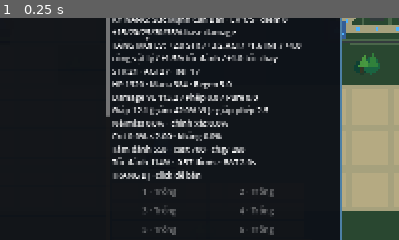
Above: before the commit, frame 1.
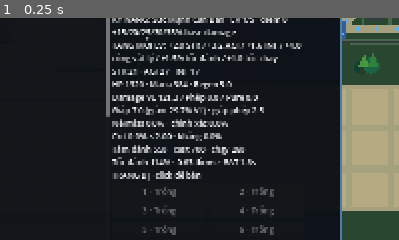
Above: after the commit, the same moment.

Repository: langhoangtien/clash-born
Game: Godot game, scene res://scenes/match/moba_match.tscn
The game is run twice, just before and just after one commit, with the same random seed, the same clock (stepped at 60 frames per second) and the same inputs.
Inputs:
- Up to frame 1 (0.25 s): no input
The pictures show only the part of the screen within x 45-95%, y 20-70%; the shares and areas given below are measured in that part.

The runs differ from the first frame. In frame 1, 0.8% of the frame differs, in the area x 33-68%, y 34-67%.

Commit message:
feat: differentiate hero attributes and jungle targeting

Diff:
--- a/data/match/agility_growth.tres
+++ b/data/match/agility_growth.tres
@@ -6,5 +6,5 @@
 ranged_attacks = false
 primary_attribute = 2
 passive_id = "wind_agility"
-base_overrides = {"strength": 21.0, "agility": 31.0, "intelligence": 16.0, "base_hp": 900.0, "physical_damage": 70.0, "attack_range": 150.0}
+base_overrides = {"strength": 21.0, "agility": 31.0, "intelligence": 16.0, "base_hp": 900.0, "physical_damage": 70.0, "physical_armor": 3.4, "base_attacks_per_second": 0.588, "attack_range": 150.0}
 per_level = {"strength": 2.0, "agility": 4.0, "intelligence": 1.5, "physical_damage": 3.0}
--- a/data/match/assassin_growth.tres
+++ b/data/match/assassin_growth.tres
@@ -6,5 +6,5 @@
 ranged_attacks = false
 primary_attribute = 2
 passive_id = "assassin"
-base_overrides = {"strength": 20.0, "agility": 33.0, "intelligence": 15.0, "base_hp": 850.0, "physical_damage": 74.0, "attack_range": 150.0}
+base_overrides = {"strength": 20.0, "agility": 33.0, "intelligence": 15.0, "base_hp": 850.0, "physical_damage": 74.0, "physical_armor": 3.2, "base_attacks_per_second": 0.588, "attack_range": 150.0}
 per_level = {"strength": 1.9, "agility": 4.2, "intelligence": 1.3, "physical_damage": 3.5}
--- a/data/match/bash_growth.tres
+++ b/data/match/bash_growth.tres
@@ -6,5 +6,5 @@
 ranged_attacks = false
 primary_attribute = 1
 passive_id = "melee_bash"
-base_overrides = {"strength": 28.0, "agility": 18.0, "intelligence": 14.0, "base_hp": 1080.0, "physical_damage": 80.0, "physical_armor": 8.0, "attack_range": 150.0}
+base_overrides = {"strength": 28.0, "agility": 18.0, "intelligence": 14.0, "base_hp": 1080.0, "physical_damage": 80.0, "physical_armor": 4.2, "base_attacks_per_second": 0.5, "attack_range": 150.0}
 per_level = {"strength": 3.5, "agility": 1.8, "intelligence": 1.2, "physical_damage": 4.0}
--- a/data/match/feast_growth.tres
+++ b/data/match/feast_growth.tres
@@ -6,5 +6,5 @@
 ranged_attacks = false
 primary_attribute = 1
 passive_id = "feast"
-base_overrides = {"strength": 29.0, "agility": 20.0, "intelligence": 14.0, "base_hp": 1050.0, "physical_damage": 72.0, "attack_range": 150.0}
+base_overrides = {"strength": 29.0, "agility": 20.0, "intelligence": 14.0, "base_hp": 1050.0, "physical_damage": 72.0, "physical_armor": 4.0, "base_attacks_per_second": 0.526, "attack_range": 150.0}
 per_level = {"strength": 3.6, "agility": 2.1, "intelligence": 1.2, "physical_damage": 3.0}
--- a/data/match/fury_growth.tres
+++ b/data/match/fury_growth.tres
@@ -6,5 +6,5 @@
 ranged_attacks = true
 primary_attribute = 2
 passive_id = "fury"
-base_overrides = {"strength": 22.0, "agility": 26.0, "intelligence": 16.0, "base_hp": 940.0, "physical_damage": 76.0}
+base_overrides = {"strength": 22.0, "agility": 26.0, "intelligence": 16.0, "base_hp": 940.0, "physical_damage": 76.0, "physical_armor": 3.2, "base_attacks_per_second": 0.556}
 per_level = {"strength": 2.2, "agility": 3.0, "intelligence": 1.5, "attack_speed_bonus": 0.02, "physical_damage": 3.0}
--- a/data/match/iron_growth.tres
+++ b/data/match/iron_growth.tres
@@ -6,5 +6,5 @@
 ranged_attacks = false
 primary_attribute = 1
 passive_id = "iron_skin"
-base_overrides = {"strength": 31.0, "agility": 14.0, "intelligence": 17.0, "base_hp": 1150.0, "physical_damage": 68.0, "physical_armor": 11.0, "attack_range": 150.0}
+base_overrides = {"strength": 31.0, "agility": 14.0, "intelligence": 17.0, "base_hp": 1150.0, "physical_damage": 68.0, "physical_armor": 5.0, "base_attacks_per_second": 0.455, "attack_range": 150.0}
 per_level = {"strength": 4.0, "agility": 1.2, "intelligence": 1.8, "physical_armor": 0.3}
--- a/data/match/long_shot_growth.tres
+++ b/data/match/long_shot_growth.tres
@@ -6,5 +6,5 @@
 ranged_attacks = true
 primary_attribute = 2
 passive_id = "long_shot"
-base_overrides = {"strength": 19.0, "agility": 29.0, "intelligence": 18.0, "base_hp": 860.0, "physical_damage": 78.0, "attack_range": 570.0}
+base_overrides = {"strength": 19.0, "agility": 29.0, "intelligence": 18.0, "base_hp": 860.0, "physical_damage": 78.0, "physical_armor": 2.8, "base_attacks_per_second": 0.588, "attack_range": 570.0}
 per_level = {"strength": 1.8, "agility": 3.4, "intelligence": 1.7, "physical_damage": 3.5}
--- a/data/match/mage_growth.tres
+++ b/data/match/mage_growth.tres
@@ -6,5 +6,5 @@
 ranged_attacks = true
 primary_attribute = 3
 passive_id = "pure_throw"
-base_overrides = {"strength": 18.0, "agility": 18.0, "intelligence": 30.0, "base_hp": 850.0, "base_mana": 320.0, "physical_damage": 38.0, "magic_damage": 75.0}
+base_overrides = {"strength": 18.0, "agility": 18.0, "intelligence": 30.0, "base_hp": 850.0, "base_mana": 320.0, "physical_damage": 38.0, "magic_damage": 75.0, "physical_armor": 2.6, "base_attacks_per_second": 0.5}
 per_level = {"strength": 1.7, "agility": 1.8, "intelligence": 3.7, "magic_damage": 8.0, "base_mana": 20.0}
--- a/data/match/ranger_growth.tres
+++ b/data/match/ranger_growth.tres
@@ -6,5 +6,5 @@
 ranged_attacks = true
 primary_attribute = 2
 passive_id = "base_power"
-base_overrides = {"strength": 21.0, "agility": 27.0, "intelligence": 17.0, "base_hp": 900.0, "base_mana": 180.0, "physical_damage": 82.0}
+base_overrides = {"strength": 21.0, "agility": 27.0, "intelligence": 17.0, "base_hp": 900.0, "base_mana": 180.0, "physical_damage": 82.0, "physical_armor": 3.0, "base_attacks_per_second": 0.556}
 per_level = {"strength": 2.0, "agility": 3.2, "intelligence": 1.6, "physical_damage": 4.0, "attack_speed_bonus": 0.015, "movement_speed": 1.0}
--- a/data/match/soul_hunter_growth.tres
+++ b/data/match/soul_hunter_growth.tres
@@ -6,5 +6,5 @@
 ranged_attacks = true
 primary_attribute = 2
 passive_id = "soul_hunter"
-base_overrides = {"strength": 20.0, "agility": 25.0, "intelligence": 19.0, "base_hp": 920.0, "physical_damage": 72.0}
+base_overrides = {"strength": 20.0, "agility": 25.0, "intelligence": 19.0, "base_hp": 920.0, "physical_damage": 72.0, "physical_armor": 3.0, "base_attacks_per_second": 0.556}
 per_level = {"strength": 2.1, "agility": 2.8, "intelligence": 1.9, "physical_damage": 3.0}
--- a/data/match/strength_growth.tres
+++ b/data/match/strength_growth.tres
@@ -6,5 +6,5 @@
 ranged_attacks = false
 primary_attribute = 1
 passive_id = "giant_strength"
-base_overrides = {"strength": 34.0, "agility": 13.0, "intelligence": 13.0, "base_hp": 1200.0, "physical_damage": 65.0, "attack_range": 150.0}
+base_overrides = {"strength": 34.0, "agility": 13.0, "intelligence": 13.0, "base_hp": 1200.0, "physical_damage": 65.0, "physical_armor": 4.0, "base_attacks_per_second": 0.455, "attack_range": 150.0}
 per_level = {"strength": 4.5, "agility": 1.1, "intelligence": 1.1, "physical_damage": 2.5}
--- a/data/match/tank_growth.tres
+++ b/data/match/tank_growth.tres
@@ -6,5 +6,5 @@
 ranged_attacks = false
 primary_attribute = 1
 passive_id = "bat_mastery"
-base_overrides = {"strength": 30.0, "agility": 16.0, "intelligence": 15.0, "base_hp": 1100.0, "physical_damage": 74.0, "physical_armor": 10.0, "attack_range": 150.0}
+base_overrides = {"strength": 30.0, "agility": 16.0, "intelligence": 15.0, "base_hp": 1100.0, "physical_damage": 74.0, "physical_armor": 4.5, "base_attacks_per_second": 0.5, "attack_range": 150.0}
 per_level = {"strength": 3.8, "agility": 1.5, "intelligence": 1.4, "physical_damage": 3.0, "physical_armor": 0.4}
--- a/scripts/core/balance_settings.gd
+++ b/scripts/core/balance_settings.gd
@@ -8,7 +8,7 @@
 @export var mana_per_intelligence: float = 12.0
 @export var mana_regen_per_intelligence: float = 0.04
 @export var primary_damage_enabled: bool = true
-@export var primary_damage_coefficient: float = 0.7
+@export var primary_damage_coefficient: float = 1.0
 @export var armor_coefficient: float = 0.06
 @export var attack_speed_per_agility: float = 0.005
 @export var minimum_attack_speed: float = 0.3
--- a/scripts/match/moba_match.gd
+++ b/scripts/match/moba_match.gd
@@ -299,7 +299,7 @@
 	if not target.runtime.alive or target.runtime.team_id == source.runtime.team_id: return null
 	return target
 
-func _choose_target(info: Dictionary, categories: Array, radius: float, allow_approach: bool = false) -> MapUnit:
+func _choose_target(info: Dictionary, categories: Array, radius: float, allow_approach: bool = false, allow_neutral: bool = false) -> MapUnit:
 	var source: MapUnit = info.actor
 	var best: MapUnit
 	var best_priority := 100
@@ -307,9 +307,9 @@
 	for candidate in entities.values():
 		var target: MapUnit = candidate.actor
 		if not target.runtime.alive or target.runtime.team_id == source.runtime.team_id or candidate.kind not in categories: continue
-		# Neutral camps never pull lane AI or auto-attack selection off route.
-		# Players can still attack one explicitly through locked_target.
-		if candidate.get("neutral", false): continue
+		# Neutral camps never pull lane AI or bot auto-attack selection off route.
+		# The player's creep command may opt into neutral targets.
+		if candidate.get("neutral", false) and not allow_neutral: continue
 		if info.kind == "creep" and candidate.kind in ["creep", "tower"] and candidate.lane != info.lane: continue
 		var distance := source.runtime.distance_to_unit(target.runtime)
 		var priority := categories.find(candidate.kind)
@@ -349,7 +349,13 @@
 		if target.runtime.alive and target.runtime.team_id != player.runtime.team_id and player.runtime.distance_to_unit(target.runtime) <= settings.hero_acquisition_range: return target
 	locked_target = ""
 	var categories: Array = ["hero"] if attack_mode == "hero" else ["creep", "tower", "core"]
-	return _choose_target(entities.player, categories, settings.hero_acquisition_range, true)
+	var target := _choose_target(entities.player, categories, settings.hero_acquisition_range, true, false)
+	# Keep lane last-hits and nearby structures ahead of jungle camps. If no
+	# hostile lane target is available, the same creep command can farm a nearby
+	# neutral camp instead of becoming idle.
+	if target == null and attack_mode == "creep":
+		target = _choose_target(entities.player, ["creep"], settings.hero_acquisition_range, true, true)
+	return target
 
 func _drive_target(info: Dictionary, target: MapUnit, tick: int) -> void:
 	var actor: MapUnit = info.actor
--- a/tests/test_late_game_items_passives.gd
+++ b/tests/test_late_game_items_passives.gd
@@ -89,7 +89,7 @@
 	hero.select_passive(passive_index("giant_strength"))
 	check(hero.unit.stats.strength >= 41 and hero.unit.stats.max_hp > 1700, "Strength passive updates attribute-derived HP")
 	hero.select_passive(passive_index("wind_agility"))
-	check(hero.unit.stats.agility >= 47 and hero.unit.stats.physical_armor >= 15, "Agility passive updates armor and speed")
+	check(hero.unit.stats.agility >= 47 and hero.unit.stats.physical_armor >= 10, "Agility passive updates armor and speed")
 	hero.select_passive(passive_index("assassin"))
 	near(hero.unit.stats.critical_chance, 0.15, "Assassin rank-one chance")
 	near(hero.unit.stats.critical_multiplier, 2.0, "Assassin rank-one multiplier")
@@ -185,7 +185,7 @@
 	await process_frame
 	main.set_physics_process(false)
 	main.clock.set_running(false)
-	check(main.player.runtime.stats.movement_speed == 280 and main.player.runtime.stats.attack_speed_cap == 3.5, "Match hero uses slower movement and 700 percent BAT cap")
+	check(main.player.runtime.stats.movement_speed == 280 and main.player.runtime.stats.attack_speed_cap > 3.5, "Match hero uses slower movement and 700 percent BAT cap")
 	check(main.settings.tower.attack_range == 550, "Tower range reduced")
 	check(main.shop.buy_buttons.size() == 29 and main.shop.passive_select.item_count == 1 and main.shop.passive_select.disabled, "Shop exposes recipes and hero-locked skill")
 	check(is_equal_approx(main.settings.tower.base_attacks_per_second, 1.0 / 3.0) and is_equal_approx(main.settings.siege_creep.base_attacks_per_second, 1.0 / 3.0), "Tower and catapult use BAT 3.0")
--- a/tests/test_match_balance.gd
+++ b/tests/test_match_balance.gd
@@ -126,6 +126,14 @@
 	wrong_lane.actor.position = top.actor.position + Vector2(20, 0)
 	wrong_lane.actor.runtime.position = wrong_lane.actor.position
 	check(main._choose_target(top, ["creep"], 25) != wrong_lane.actor, "Creeps do not abandon their lane to acquire other-lane creeps")
+	if not main.entities.has("jungle_00_0"): main.spawn_jungle_camps()
+	var camp_info: Dictionary = main.entities["jungle_00_0"]
+	main.player.position = camp_info.camp_center
+	main.player.runtime.position = main.player.position
+	main.settings.hero_acquisition_range = 300.0
+	main.request_attack("creep")
+	var jungle_target: MapUnit = main._player_target()
+	check(jungle_target != null and main.entities[jungle_target.runtime.unit_id].get("neutral", false), "Player creep command can select a nearby jungle creep")
 	# A level-six bot has an unspent point after its only five-rank skill is full.
 	# The AI must leave that point for future skills instead of retrying forever.
 	var bot: HeroProgression = main.progression.enemy_hero
--- a/tests/test_phase2.gd
+++ b/tests/test_phase2.gd
@@ -67,11 +67,11 @@
 	_near(stats.mana_regen, 1.8, "INT mana regeneration")
 	_near(stats.physical_armor, -4, "AGI fractional armor, negatives retained")
 	_near(stats.magic_armor, -2, "INT magic armor")
-	_near(stats.physical_damage, 128, "AGI primary damage")
+	_near(stats.physical_damage, 140, "AGI primary damage")
 	source.primary_attribute = UnitStats.PrimaryAttribute.STRENGTH
-	_near(StatCalculator.calculate(source, balance).physical_damage, 107, "STR primary damage")
+	_near(StatCalculator.calculate(source, balance).physical_damage, 110, "STR primary damage")
 	source.primary_attribute = UnitStats.PrimaryAttribute.INTELLIGENCE
-	_near(StatCalculator.calculate(source, balance).physical_damage, 114, "INT primary damage")
+	_near(StatCalculator.calculate(source, balance).physical_damage, 120, "INT primary damage")
 	source.primary_attribute = UnitStats.PrimaryAttribute.NONE
 	_near(StatCalculator.calculate(source, balance).physical_damage, 100, "NONE primary damage")
 	source.primary_attribute = UnitStats.PrimaryAttribute.AGILITY
--- a/tests/test_progression_shop.gd
+++ b/tests/test_progression_shop.gd
@@ -27,7 +27,7 @@
 	check(ranger.unit.stats.attack_speed > 0.5 and ranger.unit.stats.movement_speed == 281, "Ranger attack/move speed growth")
 	tank.award(100)
 	mage.award(100)
-	check(tank.unit.stats.strength == 33.8 and tank.unit.stats.physical_armor > 10 and tank.unit.stats.base_attack_time == 1.9, "Tank prioritizes STR/armor and BAT skill")
+	check(tank.unit.stats.strength == 33.8 and tank.unit.stats.physical_armor > 6 and tank.unit.stats.base_attack_time == 1.9, "Tank prioritizes STR/armor and BAT skill")
 	check(mage.unit.stats.intelligence == 33.7 and mage.unit.stats.magic_damage == 83 and mage.unit.stats.max_mana > 700, "Mage intelligence, magic and mana growth")
 	check(ranger.award(400) == 2 and ranger.level == 4 and ranger.experience == 50, "Multiple levels retain overflow XP")
 	ranger.award(100000)
Not shown, changed: docs/balance_hub.md
